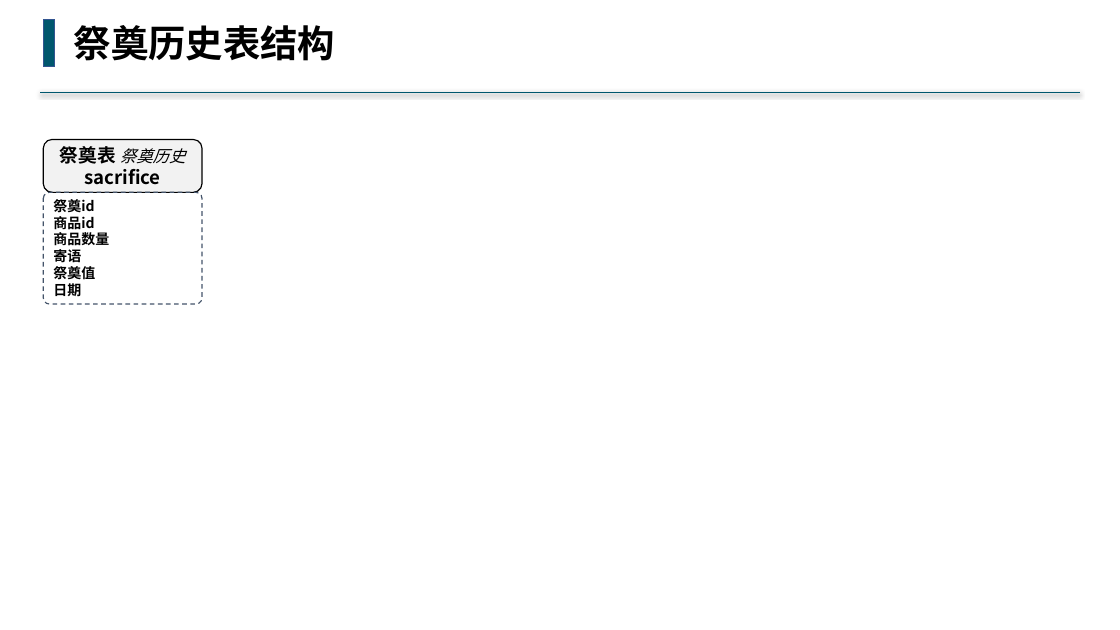
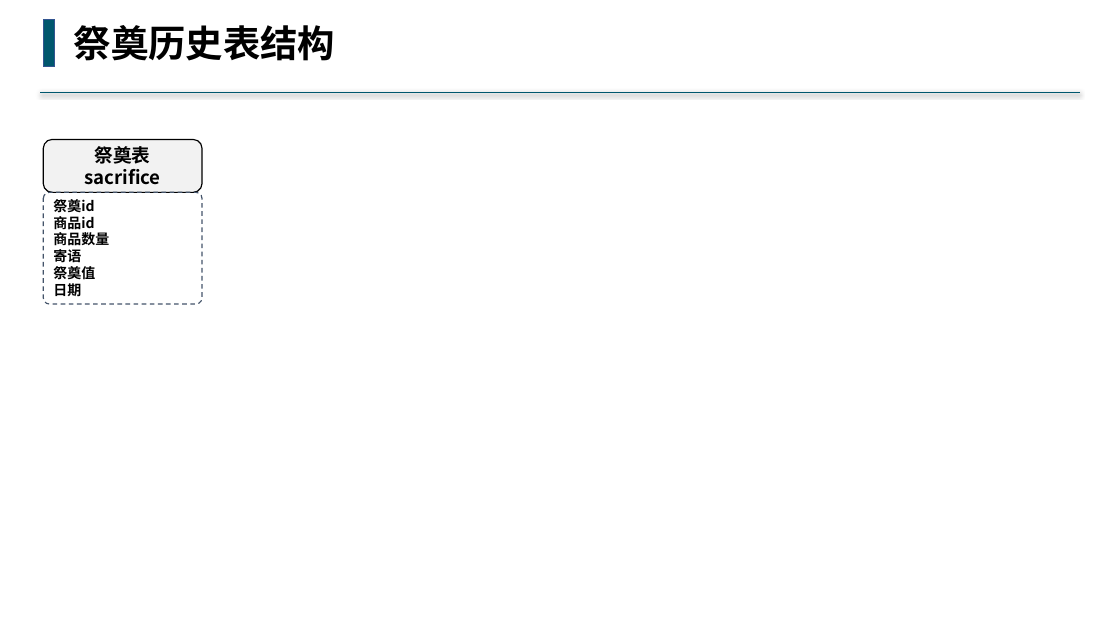
Before and after one commit to buddhachain/buddhaContract, a slide deck: slide 6 of doc/祭奠堂.pptx (slide 7 before the commit). Drawn at 1120x630 pixels with LibreOffice and Linux fonts; fonts in the diff are those of the drawing. Boxes give left, top, right and bottom in pixels: in the first picture for what was removed or moved away, otherwise in the second. Text is boxed around its words. In the diff, an @@ line names an element or a change of style, - is before the commit and + after.

Commit message:
祭奠堂合约修整

```diff
--- a/doc/祭奠堂.pptx
+++ b/doc/祭奠堂.pptx
@@ text in rounded rectangle at [95, 146, 151, 164]: text changed; size 14 to 16 pt; bold on; italic off @@
-祭奠表 祭奠历史
+祭奠表
```
Also in this commit, not shown: 9 other slides changed, 1 slide added, 6 slides removed, 3 other files.
